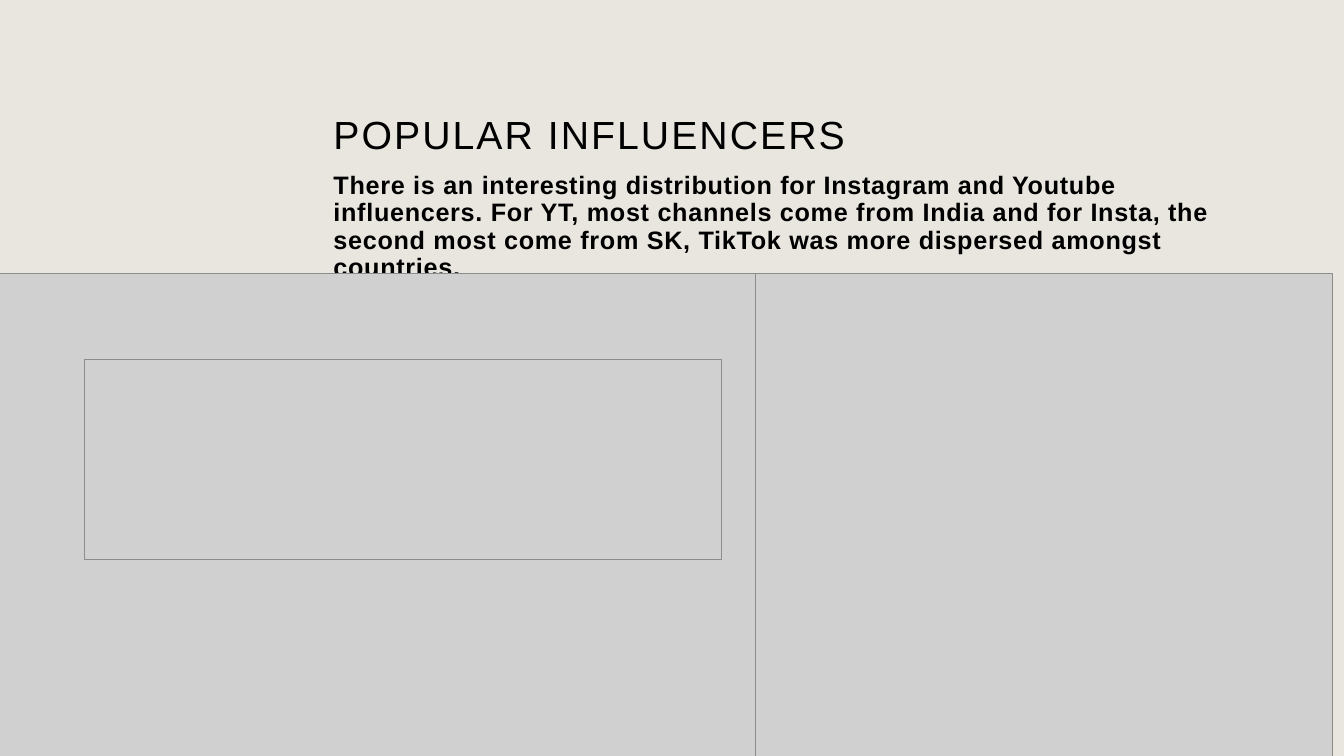
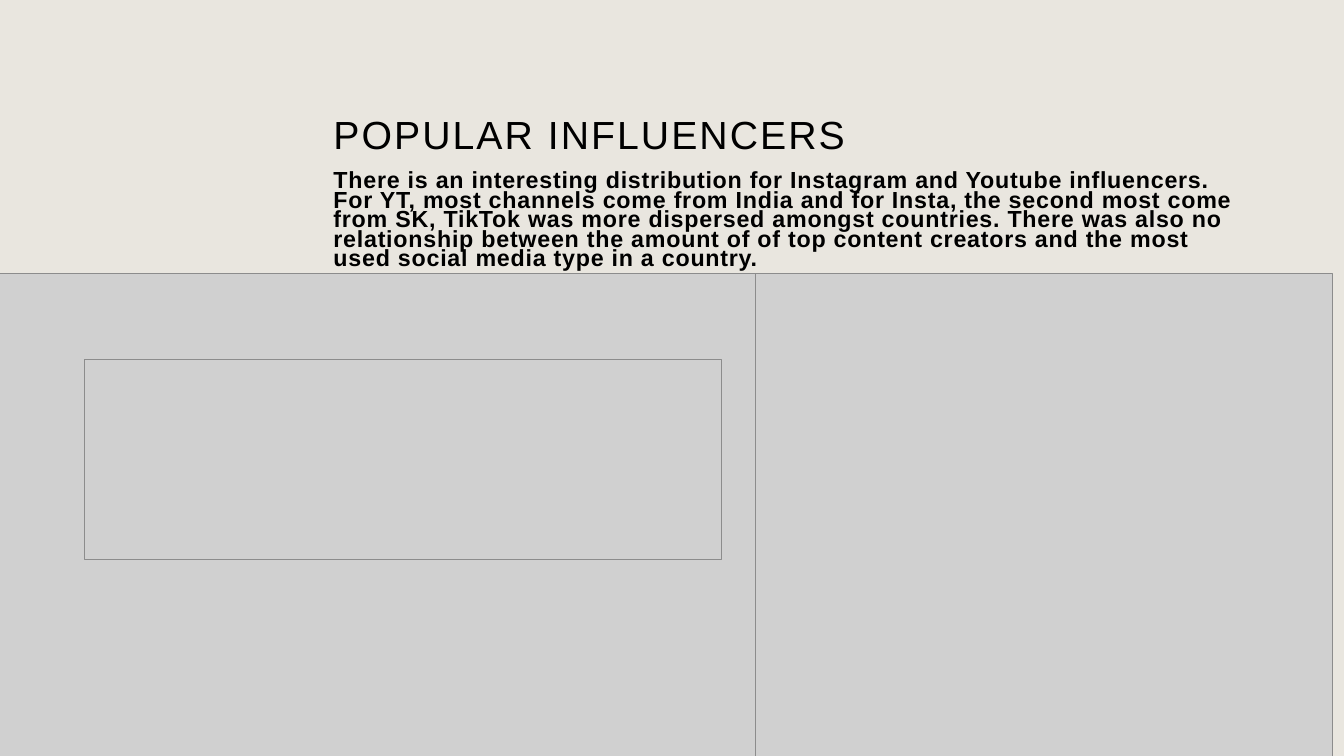
Before and after one commit to MyJineng/Project1, a slide deck: slide 10 of presentation.pptx. Drawn at 1344x756 pixels with LibreOffice and Linux fonts; fonts in the diff are those of the drawing; grey boxes stand for pictures; background and template pictures are left out. Boxes give left, top, right and bottom in pixels: in the first picture for what was removed or moved away, otherwise in the second. Text is boxed around its words. In the diff, an @@ line names an element or a change of style, - is before the commit and + after.

```diff
--- a/presentation.pptx
+++ b/presentation.pptx
@@ text at <box>333,171,1231,271</box>: text changed; size 18 to 16.6 pt @@
-There is an interesting distribution for Instagram and Youtube influencers. For YT, most channels come from India and for Insta, the second most come from SK, TikTok was more dispersed amongst countries.
+There is an interesting distribution for Instagram and Youtube influencers. For YT, most channels come from India and for Insta, the second most come from SK, TikTok was more dispersed amongst countries. There was also no relationship between the amount of of top content creators and the most used social media type in a country.
```
